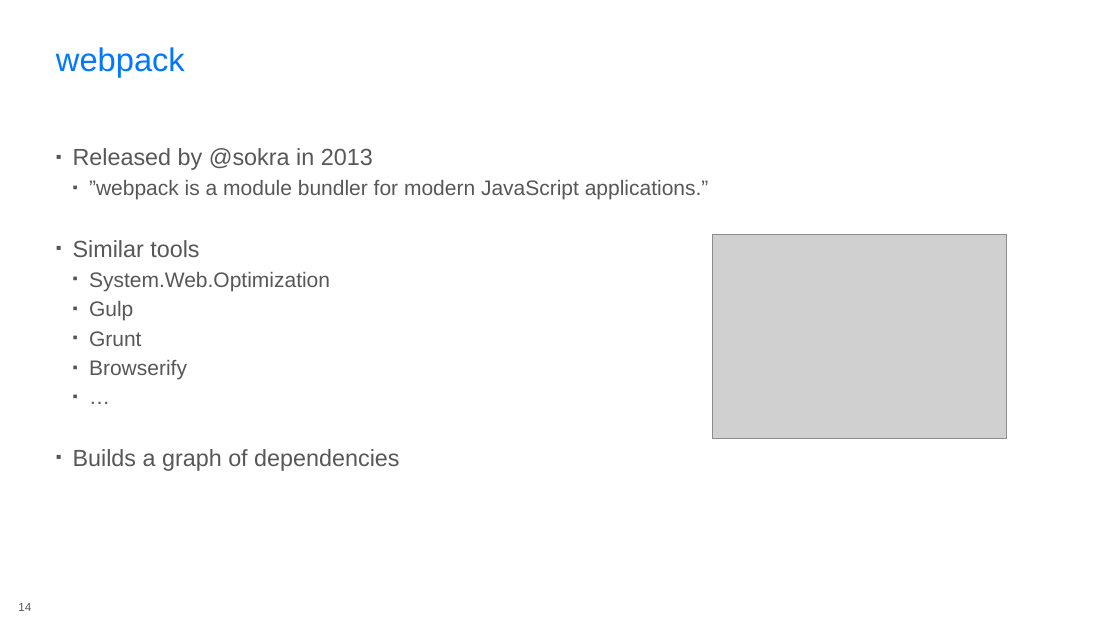
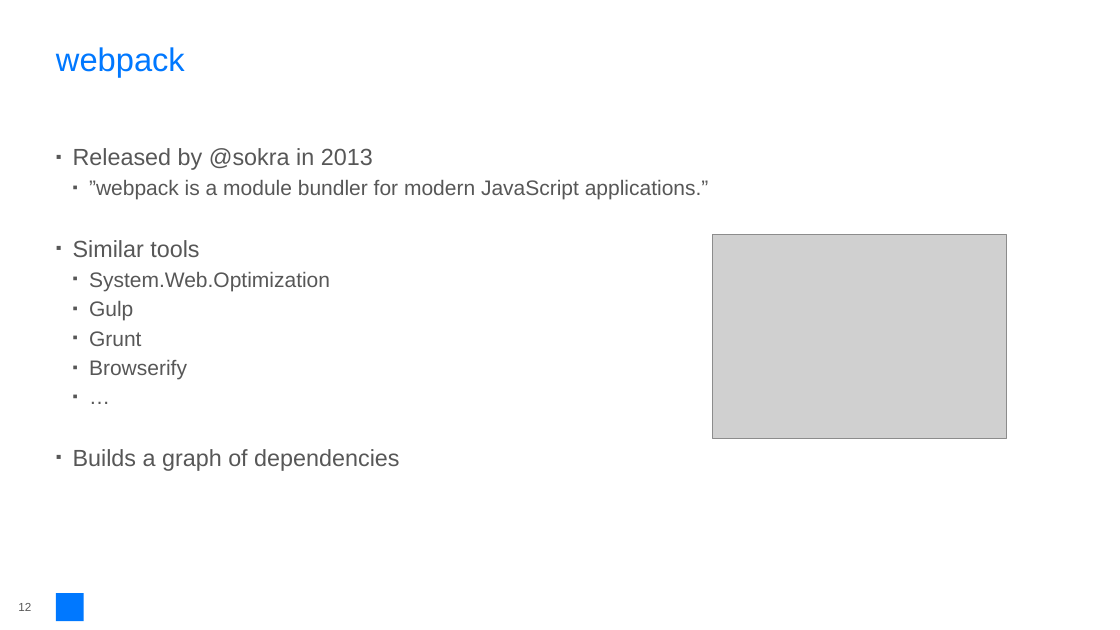
Before and after one commit to rasmuskl/react-webpack-typescript, a slide deck: slide 12 of _notes/Presentation.pptx (slide 14 before the commit). Drawn at 1120x630 pixels with LibreOffice and Linux fonts; fonts in the diff are those of the drawing; grey boxes stand for pictures; background and template pictures are left out. Boxes give left, top, right and bottom in pixels: in the first picture for what was removed or moved away, otherwise in the second. Text is boxed around its words. In the diff, an @@ line names an element or a change of style, - is before the commit and + after.

```diff
--- a/_notes/Presentation.pptx
+++ b/_notes/Presentation.pptx
@@ rectangle added at [56,593,84,621], fill #0078FF @@
@@ page number at [18,603,31,611]: text changed @@
-14
+12
```
Also in this commit, not shown: 4 other slides changed, 3 slides removed, 5 other files.
